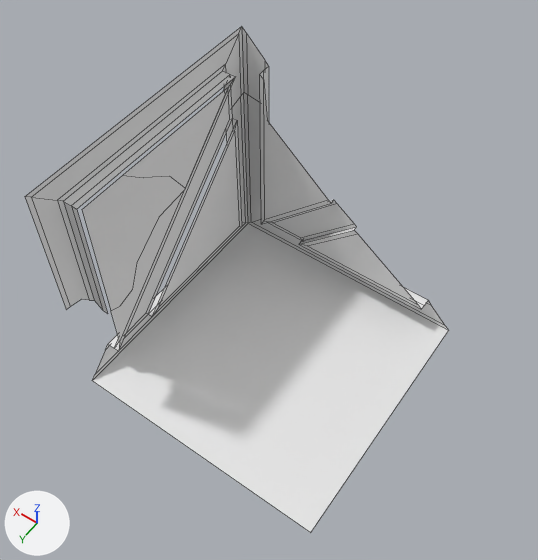
A saved change to the FBX model Assets/Art/Models/Environment Models/Level 2/Breakables/Crate/Crate Broken.fbx.
Before and after are seen from a 50 mm lens placed at (-0.447, 0.645, 0.992), pointed at (0.006, 0.011, -0.004). Every picture has the same lights, and +X, +Y and +Z are marked at lower left. Mesh edges are drawn as thin lines. Where no turn or scale is listed for an object, it has been applied to the vertices. Vertices at the same position are counted once.

Names of what the first picture shows: 'Crate Broke.001', 'Crate Broke.002', 'Crate Broke.003', 'Crate Broke.004', 'Crate Broke.005'.
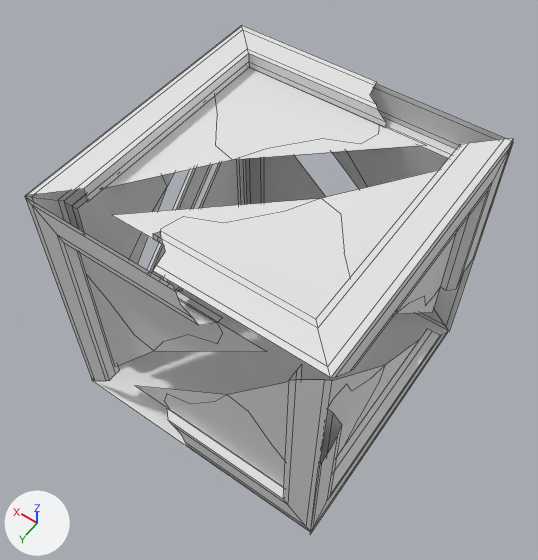
The newer file is also rescaled (x1.999), turned or shifted as a whole; pictures and numbers use the older file's frame.

Pixel boxes (x1, y1, x2, y2) of what changed, in the pictures (538 x 560 px):
'Crate Broke.010', added: after (113, 139, 513, 378)
'Crate Broke.015', added: after (26, 25, 426, 202)
'Crate Broke.002', reshaped: before (25, 26, 242, 313); after (25, 173, 174, 308)
'Crate Broke.006', added: after (26, 198, 267, 381)
'Crate Broke.009', added: after (136, 365, 332, 531)
'Crate Broke.004', reshaped: before (82, 175, 185, 310); after (332, 84, 513, 331)
'Crate Broke.012', added: after (310, 329, 448, 534)
'Crate Broke.003', deleted: before (124, 86, 229, 188)
'Crate Broke.005', deleted: before (111, 191, 184, 341)
part 1 of me_cube_023, added: after (72, 173, 174, 264)
part 2 of me_cube_025, deleted: before (82, 175, 185, 310)
part 3 of me_cube_025, added: after (332, 84, 513, 331)
'Crate Broke.001', unchanged, covered by the edit: before (92, 27, 449, 533); after (93, 155, 448, 532)

Diff of the bpy script that builds the scene:
```diff
--- a/Assets/Art/Models/Environment Models/Level 2/Breakables/Crate/Crate Broken.fbx.py
+++ b/Assets/Art/Models/Environment Models/Level 2/Breakables/Crate/Crate Broken.fbx.py
@@ me_cube_025 @@
 me_cube_025.from_pydata(...)  # 11 vertices, 1 face; spans x 0.223, y -0.037..0.184, z -0.083..0.184
 # verts and faces of me_cube_025; kept vertices keep their numbers, new ones are numbered from 11
+# me_cube_025 part 2
+delete_vertices([*range(0, 11)])  # with the faces that use them
+# me_cube_025 part 3
+verts[11] = (-0.194, -0.222, -0.166)
+verts[12] = (-0.195, -0.222, 0.102)
+verts[13] = (-0.076, -0.222, -0.006)
+verts[14] = (-0.115, -0.222, 0.004)
+verts[15] = (-0.156, -0.222, 0.061)
+verts[16] = (-0.195, -0.222, 0.191)
+verts[17] = (0.061, -0.222, 0.191)
+verts[18] = (-0.049, -0.222, 0.044)
+verts[19] = (0.007, -0.222, 0.113)  # pixel (346, 151)
+verts[20] = (0.061, -0.222, 0.136)
+verts[21] = (0.072, -0.222, 0.171)
+verts[22] = (0.145, -0.222, 0.192)
+verts[23] = (-0.195, -0.249, 0.191)
+verts[24] = (-0.195, -0.249, -0.194)
+verts[25] = (-0.195, -0.233, 0.191)
+verts[26] = (-0.195, -0.233, -0.194)
+verts[27] = (-0.195, -0.222, 0.191)
+verts[28] = (-0.195, -0.222, -0.194)
+verts[29] = (-0.242, -0.249, 0.239)
+verts[30] = (-0.242, -0.249, -0.242)  # pixel (445, 326)
+verts[31] = (-0.252, -0.249, 0.248)  # pixel (513, 141)
+verts[32] = (-0.252, -0.249, -0.251)  # pixel (449, 331)
+verts[33] = (-0.204, -0.249, -0.204)
+verts[34] = (-0.204, -0.249, 0.201)
+verts[35] = (-0.195, -0.222, 0.095)
+verts[36] = (0.016, -0.249, 0.248)
+verts[37] = (0.042, -0.249, 0.201)
+verts[38] = (0.068, -0.233, 0.191)
+verts[39] = (0.018, -0.249, 0.239)
+verts[40] = (0.07, -0.222, 0.191)
+verts[41] = (0.023, -0.249, 0.215)
+verts[42] = (0.051, -0.249, 0.191)
+faces += [(11, 13, 14, 15, 12), (12, 15, 14, 13, 18, 19, 20, 21, 17, 16), (13, 22, 17, 21, 20, 19, 18), (29, 30, 33, 34), (23, 24, 26, 25), (23, 25, 38, 42)]
+faces += [(25, 26, 28, 35, 27), (29, 39, 36, 31), (29, 31, 32, 30), (23, 42, 37, 34), (23, 34, 33, 24), (25, 27, 40, 38)]
+faces += [(29, 34, 37, 41, 39)]
@@ me_cube_023 @@
 me_cube_023.from_pydata(...)  # 20 vertices, 10 faces; spans x 0.223..0.25, y -0.25..0.25, z -0.072..0.25
 # verts and faces of me_cube_023; kept vertices keep their numbers, new ones are numbered from 20
+# me_cube_023 part 1
+verts[20] = (0.233, -0.164, 0.192)
+verts[21] = (0.233, 0.104, 0.192)
+verts[22] = (0.233, -0.004, 0.074)  # pixel (167, 186)
+verts[23] = (0.233, 0.005, 0.113)
+verts[24] = (0.233, 0.062, 0.154)
+verts[25] = (0.233, 0.193, 0.193)  # pixel (71, 206)
+verts[26] = (0.233, 0.193, -0.064)
+verts[27] = (0.233, 0.046, 0.047)
+verts[28] = (0.233, 0.115, -0.009)  # pixel (128, 260)
+verts[29] = (0.233, 0.137, -0.064)
+verts[30] = (0.233, 0.173, -0.074)
+verts[31] = (0.233, 0.193, -0.147)
+faces += [(20, 22, 23, 24, 21), (21, 24, 23, 22, 27, 28, 29, 30, 26, 25), (22, 31, 26, 30, 29, 28, 27)]
@@ ob_crate_broke_003 @@
-ob_crate_broke_003 = bpy.data.objects.new('Crate Broke.003', me_cube_024)
@@ ob_crate_broke_005 @@
-ob_crate_broke_005 = bpy.data.objects.new('Crate Broke.005', me_cube_026)
@@ ob_crate_broke_006 @@
+ob_crate_broke_006 = bpy.data.objects.new('Crate Broke.006', me_cube_058)  # 32 vertices, 13 faces; spans x -0.269..0.13, y -0.02..0.007, z -0.327..0.173
+ob_crate_broke_006.location = (0.121, 0.242, 0.076)
@@ ob_crate_broke_012 @@
+ob_crate_broke_012 = bpy.data.objects.new('Crate Broke.012', me_cube_064)  # 32 vertices, 13 faces; spans x -0.007..0.021, y -0.327..0.173, z -0.13..0.263
+ob_crate_broke_012.location = (-0.244, 0.08, -0.121)
@@ ob_crate_broke_015 @@
+ob_crate_broke_015 = bpy.data.objects.new('Crate Broke.015', me_cube_067)  # 32 vertices, 13 faces; spans x -0.262..0.13, y -0.173..0.327, z -0.02..0.007
+ob_crate_broke_015.location = (0.121, -0.078, 0.244)
@@ ob_crate_broke_009 @@
+ob_crate_broke_009 = bpy.data.objects.new('Crate Broke.009', me_cube_061)  # 32 vertices, 13 faces; spans x -0.131..0.269, y -0.02..0.007, z -0.173..0.326
+ob_crate_broke_009.location = (-0.121, 0.242, -0.075)
@@ ob_crate_broke_010 @@
+ob_crate_broke_010 = bpy.data.objects.new('Crate Broke.010', me_cube_062)  # 58 vertices, 26 faces; spans x -0.028..0.371, y -0.284..0.216, z -0.296..0.102
+ob_crate_broke_010.location = (-0.223, 0.032, 0.149)
```
